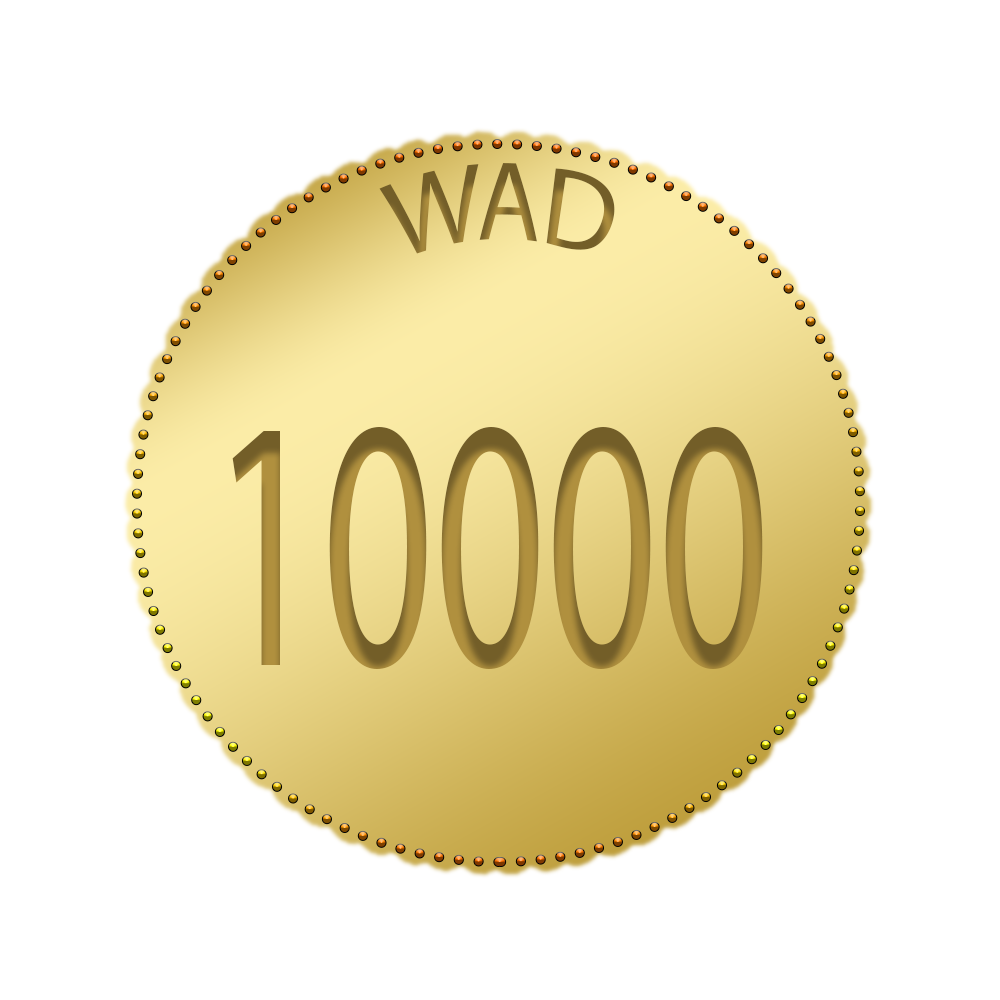
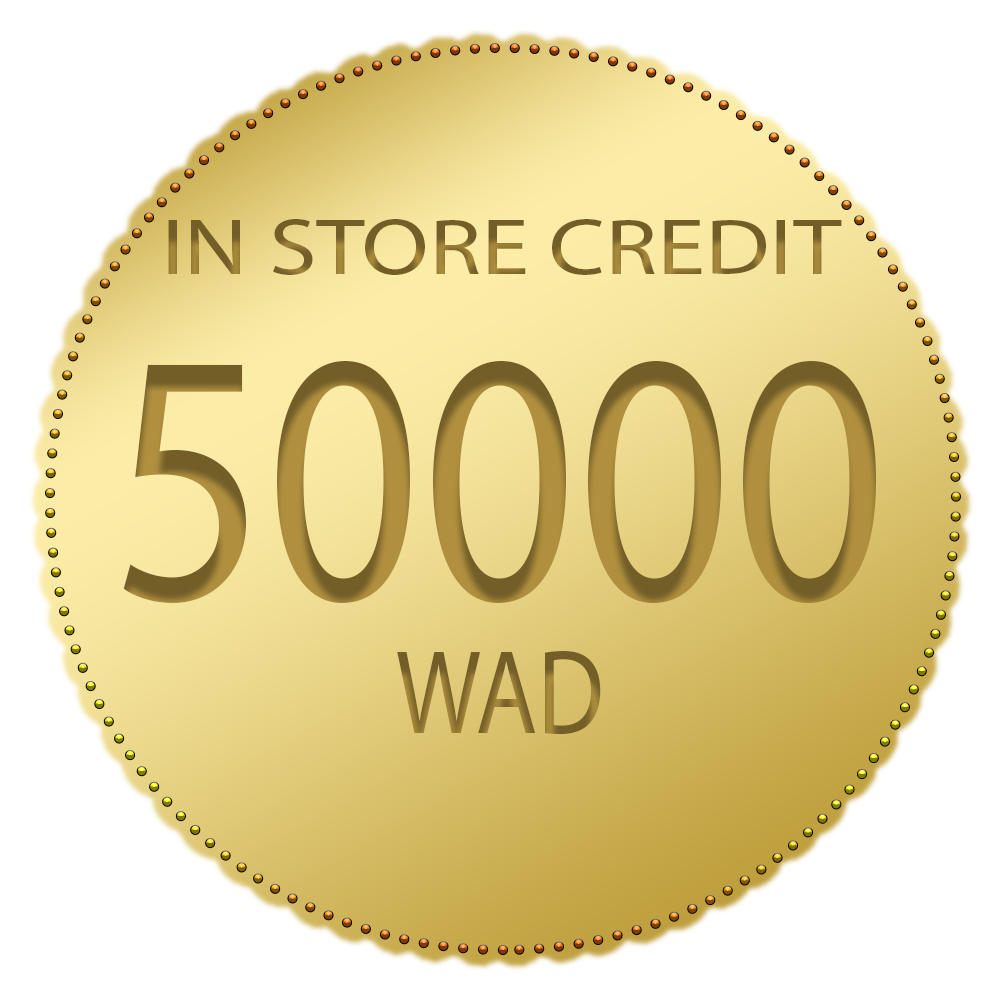
Layers edited between the first and the second w=1000, h=1000 image:
added layer "IN STORE CREDIT" above "WAD" over [168, 219, 842, 275]
moved "WAD" above "50000", painted on it over [379, 163, 615, 735]
added layer "50000" above "Ellipse 1" over [123, 361, 876, 603]
renamed "10000" to "Ellipse 1", moved it above "Layer 2", painted on it over [45, 43, 961, 955]
renamed "Ellipse 1" to "Layer 2", painted on it over [28, 28, 974, 971]
hid "Layer 1 copy", blend addition → lighten over [120, 127, 875, 879]
hid "Layer 1" over [122, 127, 876, 879]
